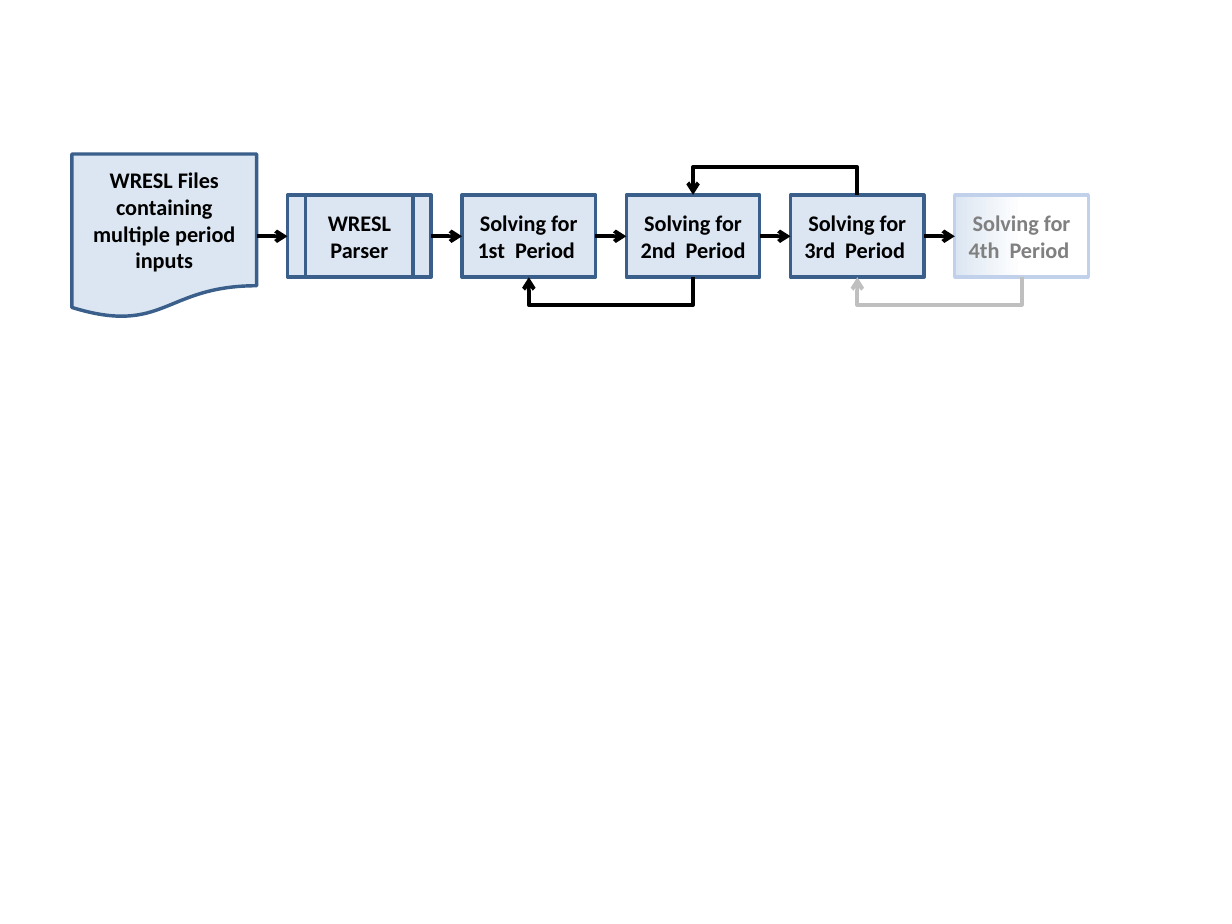
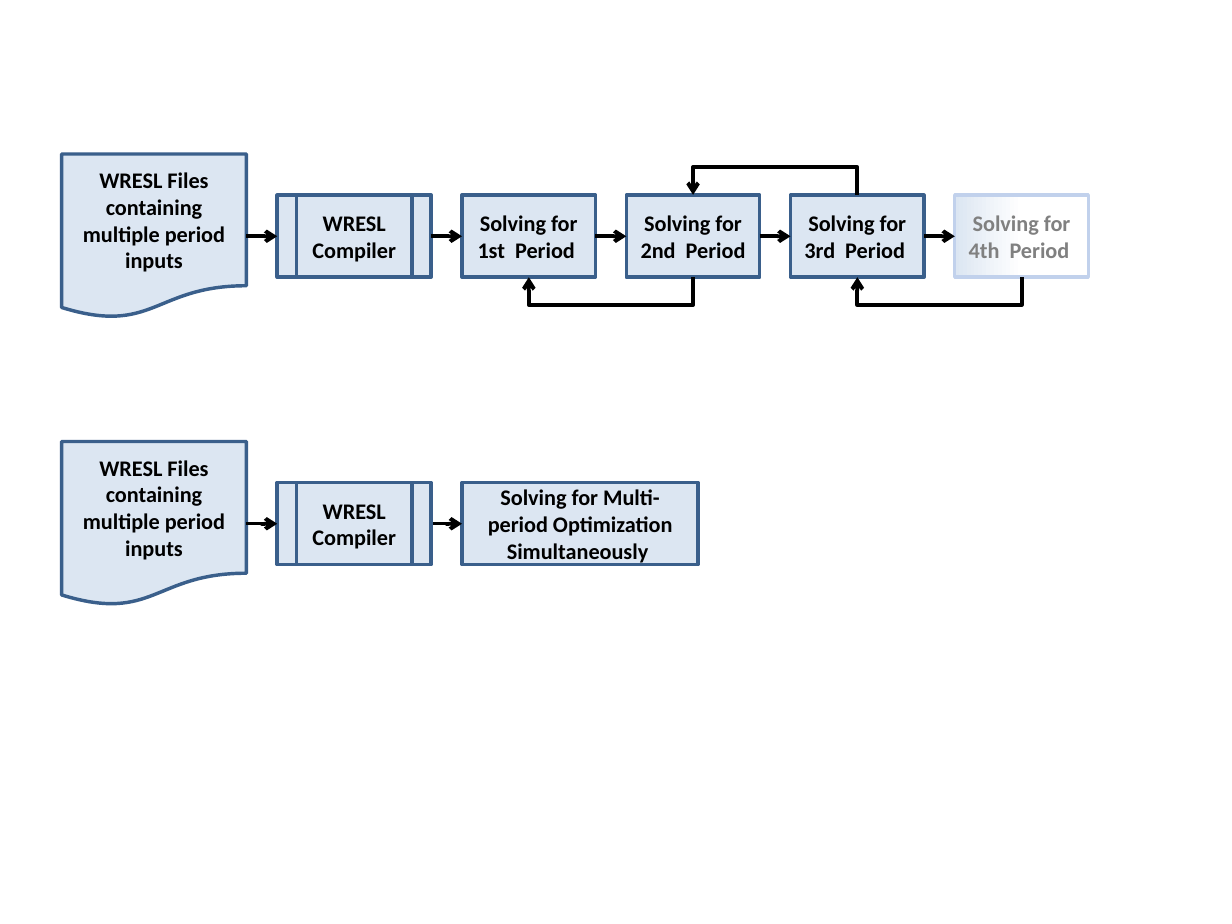
Before and after one commit to CentralValleyModeling/wrims, a slide deck: slide 4 of plans/flowchart_WRIMS.pptx. Drawn at 1232x924 pixels with LibreOffice and Linux fonts; fonts in the diff are those of the drawing. Boxes give left, top, right and bottom in pixels: in the first picture for what was removed or moved away, otherwise in the second. Text is boxed around its words. In the diff, an @@ line names an element or a change of style, - is before the commit and + after.

```diff
--- a/plans/flowchart_WRIMS.pptx
+++ b/plans/flowchart_WRIMS.pptx
@@ flow chart document "WRESL Files containing multiple period ...": place and size @@
-flow chart document "WRESL Files containing multiple period ..." at bbox=[71, 154, 256, 318]
+flow chart document "WRESL Files containing multiple period ..." at bbox=[62, 154, 246, 318]
@@ flow chart predefined process "WRESL Compiler": place and size @@
-flow chart predefined process "WRESL Compiler" at bbox=[287, 195, 431, 277]
+flow chart predefined process "WRESL Compiler" at bbox=[277, 195, 431, 277]
@@ elbow arrow moved from (256, 237) - (287, 237) to (246, 237) - (277, 237) @@
@@ text in flow chart predefined process at bbox=[312, 216, 396, 262]: text changed @@
-WRESL Parser
+WRESL Compiler
@@ flow chart document added at bbox=[62, 441, 246, 605], fill #DCE6F2, outline #3A5F8C 2 pt, 13 pt, text #000000, bold @@
+WRESL Files containing multiple period inputs
@@ flow chart predefined process added at bbox=[277, 483, 431, 565], fill #DCE6F2, outline #3A5F8C 2 pt, 13 pt, text #000000, bold @@
+WRESL Compiler
@@ rectangle added at bbox=[462, 483, 699, 565], fill #DCE6F2, outline #3A5F8C 2 pt, 13 pt, text #000000, bold @@
+Solving for Multi-period Optimization Simultaneously
@@ elbow arrow added from (246, 524) to (277, 524), #000000 2.25 pt @@
@@ elbow arrow added from (431, 524) to (462, 524), #000000 2.25 pt @@
```
Also in this commit, not shown: 2 other slides changed, 3 other files.
